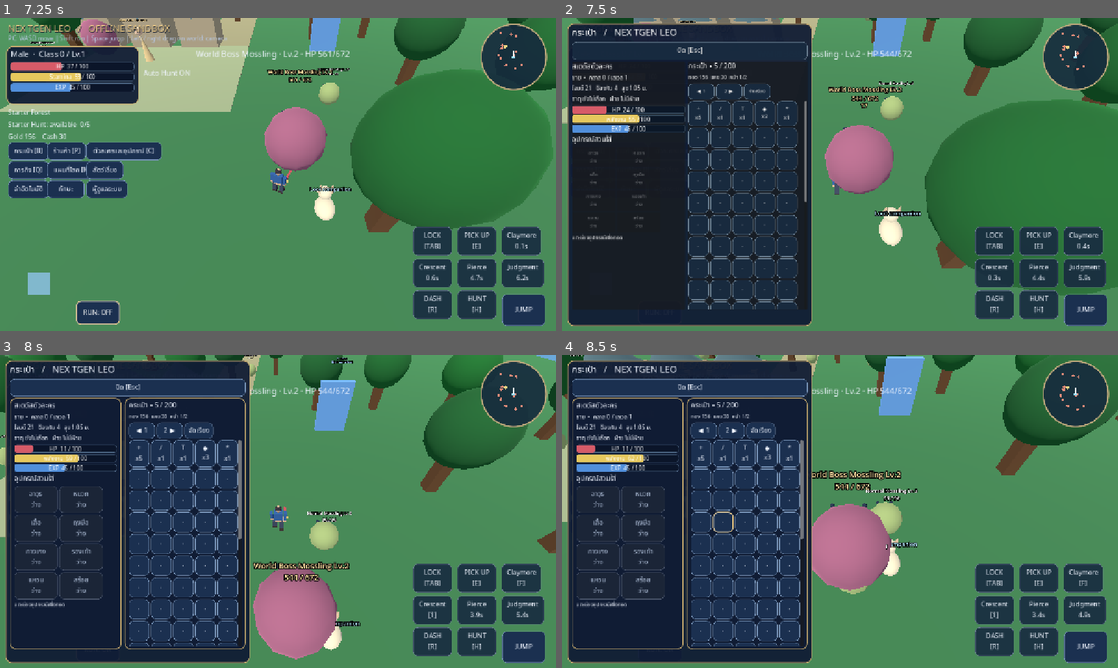
Above: before the commit, frames 1-4 (two rows, left to right).
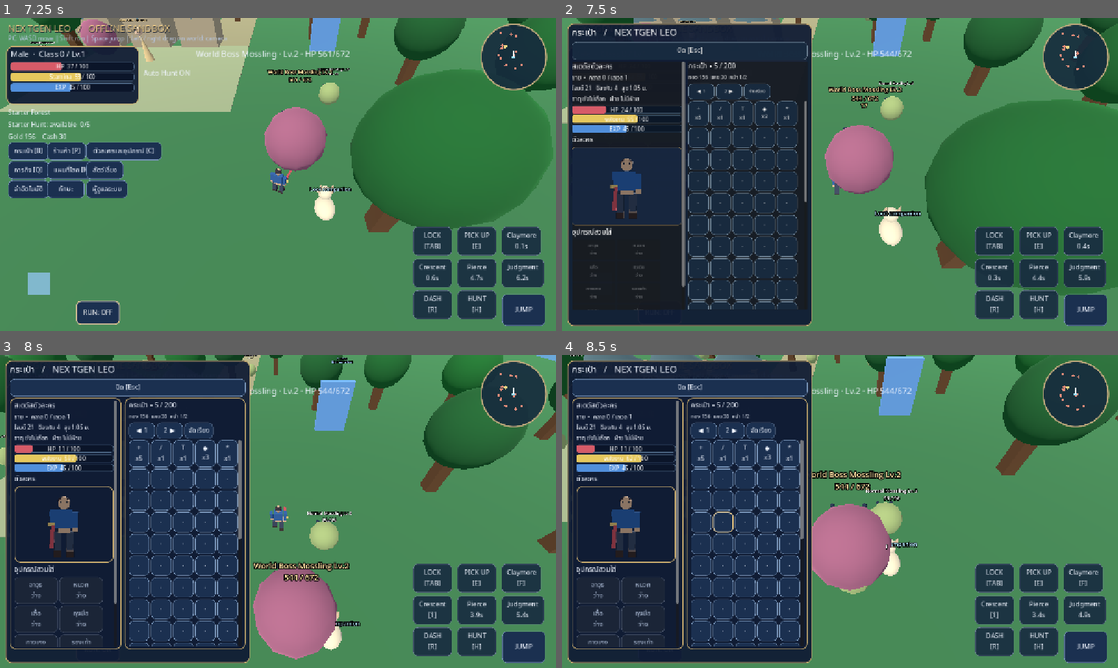
Above: after the commit, the same moments.

Repository: redfullmoon209-debug/NexTgenLeo
Game: Godot game, scene res://scenes/main.tscn
The game is run twice, just before and just after one commit, with the same random seed, the same clock (stepped at 60 frames per second) and the same inputs.
Inputs (mouse positions are in pixels of both pictures, inside the frame that each line leads up to):
- Up to frame 1 (7.25 s): click "JUMP" at 0.5 s; tap Enter at 1.25 s; move the mouse to (400, 158) at 1.27 s; hold D 1.28-2 s; tap Tab at 1.35 s; click (400, 158) at 1.42 s; tap Space at 1.52, 4.52 s; drag from (166, 190) to (250, 237) at 2.02 s; move the mouse to (333, 105) at 2.77 s; hold D 2.78-3.5 s; tap 1 at 2.85 s; click (333, 105) at 2.92 s; drag from (250, 237) to (111, 127) at 3.52 s; move the mouse to (444, 221) at 4.27 s; hold A 4.28-5 s; tap 3 at 4.35 s; click (444, 221) at 4.42 s; drag from (111, 127) to (194, 96) at 5.02 s; move the mouse to (305, 174) at 5.77 s; hold S 5.78-6.5 s; tap H at 5.85 s; click (305, 174) at 5.92 s; drag from (194, 96) to (166, 190) at 6.52 s
- Up to frame 2 (7.5 s): move the mouse to (962, 158) at 7.27 s; hold W from 7.28 s (still down); tap B at 7.35 s; click (962, 158) at 7.42 s
- Up to frame 3 (8 s): keep holding W; tap Space at 7.52 s
- Up to frame 4 (8.5 s): release W at 8 s; drag from (728, 527) to (812, 574) at 8.02 s

Frame 1 is identical in both runs. In frame 2, 5.8% of the frame differs, in the area x 1-23%, y 14-94%; in frame 3, 2.6%; in frame 4, 2.6%.

Commit message:
Show live 3D player avatar in left equipment pane with fitted model preview

Diff:
--- a/scripts/gameplay.gd
+++ b/scripts/gameplay.gd
@@ -34,6 +34,9 @@
 var bag_character_panel: PanelContainer
 var bag_inventory_panel: PanelContainer
 var bag_equipment_grid: GridContainer
+var bag_character_preview: SubViewportContainer
+var bag_preview_stage: Node3D
+var bag_preview_model: Node3D
 var bag_slot_grid: GridContainer
 var bag_status_label: Label
 var bag_status_bars: Array[ProgressBar] = []
@@ -167,6 +170,60 @@
 		_mesh(avatar, Vector3(0, 1.88, -0.07), Vector3(0.48, 0.23, 0.28), Color("c1a258"), "cone")
 	if "accessory" in GameState.equipped:
 		_mesh(avatar, Vector3(0, 1.28, -0.16), Vector3.ONE * 0.09, Color("f4d36c"), "sphere")
+	_sync_bag_avatar_preview()
+
+func _sync_bag_avatar_preview() -> void:
+	# Clone the live player's visible mesh, not an unrelated placeholder portrait.
+	# Equipment and gender changes rebuild the same avatar, so the preview matches.
+	if not is_instance_valid(bag_preview_stage) or not is_instance_valid(avatar):
+		return
+	if is_instance_valid(bag_preview_model):
+		bag_preview_stage.remove_child(bag_preview_model)
+		bag_preview_model.queue_free()
+	bag_preview_model = avatar.duplicate()
+	bag_preview_model.name = "DisplayedPlayerAvatar"
+	bag_preview_model.position = Vector3.ZERO
+	bag_preview_model.rotation = Vector3.ZERO
+	bag_preview_model.scale = Vector3.ONE * 0.94
+	bag_preview_stage.add_child(bag_preview_model)
+
+func _build_bag_avatar_preview(parent: VBoxContainer) -> void:
+	# SubViewport renders the actual procedural player and its equipped items.
+	# It only exists while the inventory panel is open; the world remains visible.
+	var preview_frame := PanelContainer.new()
+	preview_frame.name = "PlayerModelFrame"
+	preview_frame.custom_minimum_size = Vector2(0, 170)
+	preview_frame.add_theme_stylebox_override("panel", _style(Color("172741e8"), Color("957c4d"), 7))
+	parent.add_child(preview_frame)
+	bag_character_preview = SubViewportContainer.new()
+	bag_character_preview.name = "Player3DPreview"
+	bag_character_preview.custom_minimum_size = Vector2(190, 164)
+	bag_character_preview.size_flags_horizontal = Control.SIZE_EXPAND_FILL
+	bag_character_preview.stretch = true
+	bag_character_preview.mouse_filter = Control.MOUSE_FILTER_IGNORE
+	preview_frame.add_child(bag_character_preview)
+	var view := SubViewport.new()
+	view.name = "CharacterPreviewViewport"
+	view.size = Vector2i(220, 196)
+	view.own_world_3d = true
+	view.transparent_bg = true
+	view.render_target_update_mode = SubViewport.UPDATE_WHEN_VISIBLE
+	bag_character_preview.add_child(view)
+	bag_preview_stage = Node3D.new()
+	bag_preview_stage.name = "PreviewStage"
+	view.add_child(bag_preview_stage)
+	var fill_light := DirectionalLight3D.new()
+	fill_light.rotation_degrees = Vector3(-35, -30, 0)
+	fill_light.light_energy = 2.0
+	bag_preview_stage.add_child(fill_light)
+	var camera := Camera3D.new()
+	camera.name = "PortraitCamera"
+	camera.position = Vector3(0, 1.02, -2.95)
+	camera.fov = 39.0
+	bag_preview_stage.add_child(camera)
+	camera.look_at(Vector3(0, 0.92, 0), Vector3.UP)
+	camera.current = true
+	_sync_bag_avatar_preview()
 
 func _build_zone() -> void:
 	for mob in mobs:
@@ -640,10 +697,15 @@
 			close_center = (menu.get_child(1) as Button).get_global_rect().get_center()
 		var bag_left_rect := Rect2()
 		var bag_right_rect := Rect2()
+		var preview_rect := Rect2()
+		var preview_model_parts := 0
+		if active_panel == "Bag" and is_instance_valid(bag_character_preview) and is_instance_valid(bag_preview_model):
+			preview_rect = bag_character_preview.get_global_rect()
+			preview_model_parts = bag_preview_model.get_child_count()
 		if active_panel == "Bag" and is_instance_valid(bag_character_panel) and is_instance_valid(bag_inventory_panel):
 			bag_left_rect = bag_character_panel.get_global_rect()
 			bag_right_rect = bag_inventory_panel.get_global_rect()
-		var diagnostic := {"bag_left_rect":[bag_left_rect.position.x,bag …(1382 unchanged characters)…
+		var diagnostic := {"bag_preview_rect":[preview_rect.position.x,preview_rect.position.y,preview_rect.size.x,preview_rect.size.y],"bag_preview_parts":preview_model_parts,"bag_left_rect":[bag_left_rect.position.x,bag …(1382 unchanged characters)…
 		JavaScriptBridge.eval("window.leoDiagnostics=" + JSON.stringify(diagnostic), true)
 	map_display.queue_redraw()
 
@@ -811,7 +873,7 @@
 	var item: Dictionary = GameState.balance.items.get(str(equipped.get("id", "")), {})
 	var display_name := "ว่าง" if equipped.is_empty() else str(item.get("name", equipped.get("id", "")))
 	var button := _button("%s\n%s" % [title, display_name], func(): _bag_unequip(slot_id), bag_equipment_grid)
-	button.custom_minimum_size = Vector2(100, 43)
+	button.custom_minimum_size = Vector2(100, 38)
 	button.add_theme_font_size_override("font_size", 11)
 	button.clip_text = true
 	button.tooltip_text = "กดถอดอุปกรณ์" if not equipped.is_empty() else "ยังไม่ได้สวมใส่"
@@ -857,6 +919,9 @@
 	_bag_bar(character, Color("d65b68"), float(GameState.hp), float(GameState.max_hp), "HP")
 	_bag_bar(character, Color("e6c85d"), GameState.stamina, float(GameState.max_stamina), "พลังงาน")
 	_bag_bar(character, Color("518fdb"), float(GameState.exp), float(GameState.exp_required()), "EXP")
+	# Dedicated live 3D model preview, matching the current in-game avatar.
+	character.add_child(_label("ตัวละคร", 15))
+	_build_bag_avatar_preview(character)
 	character.add_child(_label("อุปกรณ์สวมใส่", 16))
 	bag_equipment_grid = GridContainer.new()
 	bag_equipment_grid.name = "EquipmentSlots"
